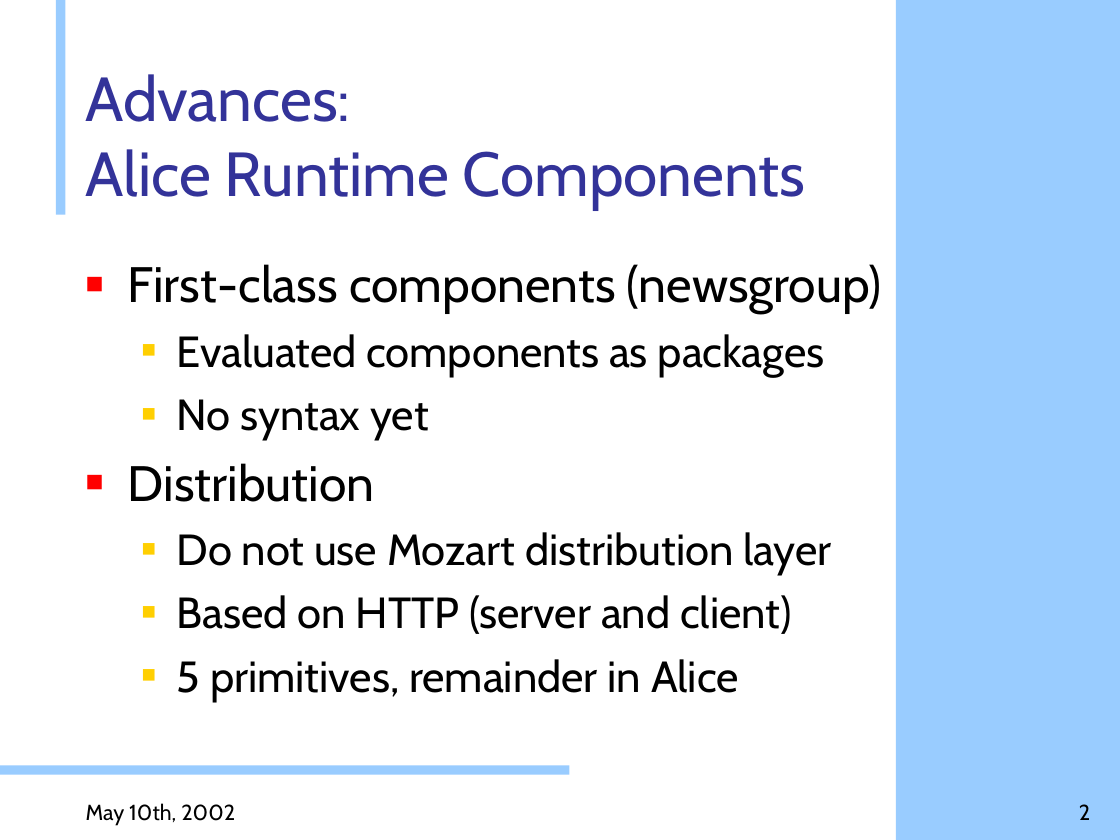
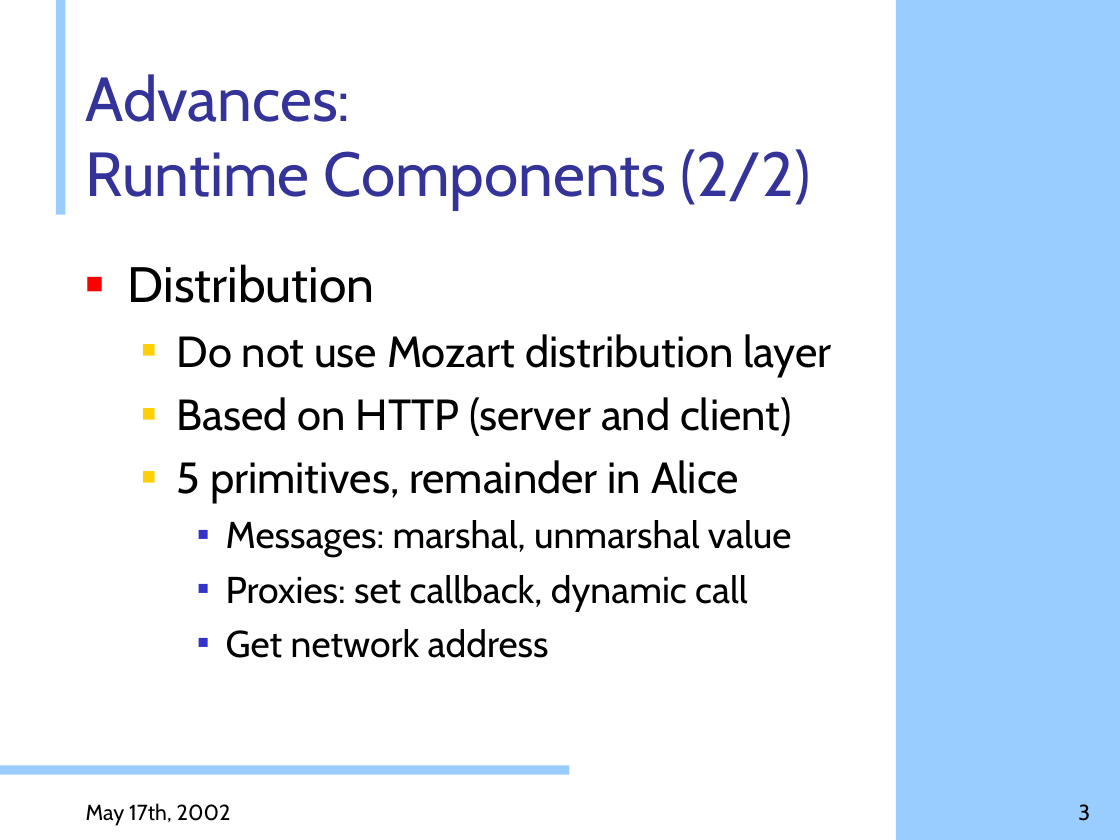
Before and after one commit to doublec/aliceml-abandoned, a slide deck: slide 3 of doc/presentations/progress20020510 Leif.ppt (slide 2 before the commit). Drawn at 1120x840 pixels with LibreOffice and Linux fonts; fonts in the diff are those of the drawing; background and template pictures are left out. Boxes give left, top, right and bottom in pixels: in the first picture for what was removed or moved away, otherwise in the second. Text is boxed around its words. In the diff, an @@ line names an element or a change of style, - is before the commit and + after.

Commit message:
Minor changes.

```diff
--- a/doc/presentations/progress20020510 Leif.ppt
+++ b/doc/presentations/progress20020510 Leif.ppt
@@ title at <box>86,74,811,210</box>: text changed @@
-Advances:
-Alice Runtime Components
+Advances:
+Runtime Components (2/2)
@@ text at <box>128,264,882,440</box>: paragraphs removed @@
-■ First-class components (newsgroup)
-  ■ Evaluated components as packages
-  ■ No syntax yet
@@ text at <box>226,520,792,658</box>: paragraphs added @@
+    ■ Messages: marshal, unmarshal value
+    ■ Proxies: set callback, dynamic call
+    ■ Get network address
@@ text at <box>86,803,231,825</box>: text changed @@
-May 10th, 2002
+May 17th, 2002
@@ page number at <box>1078,804,1090,821</box>: text changed @@
-2
+3
```
Also in this commit, not shown: 9 other slides changed, 1 slide added.
